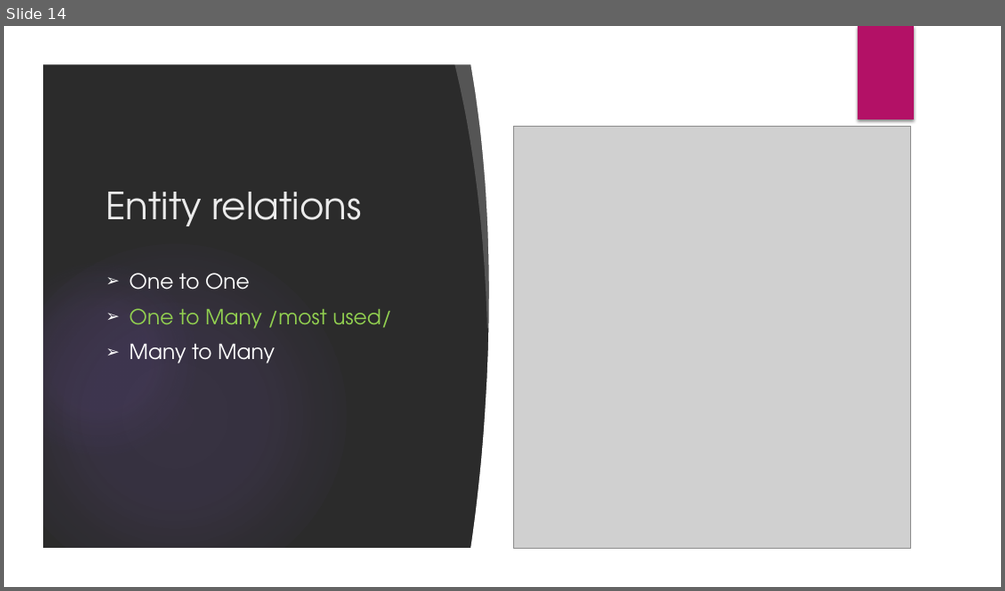
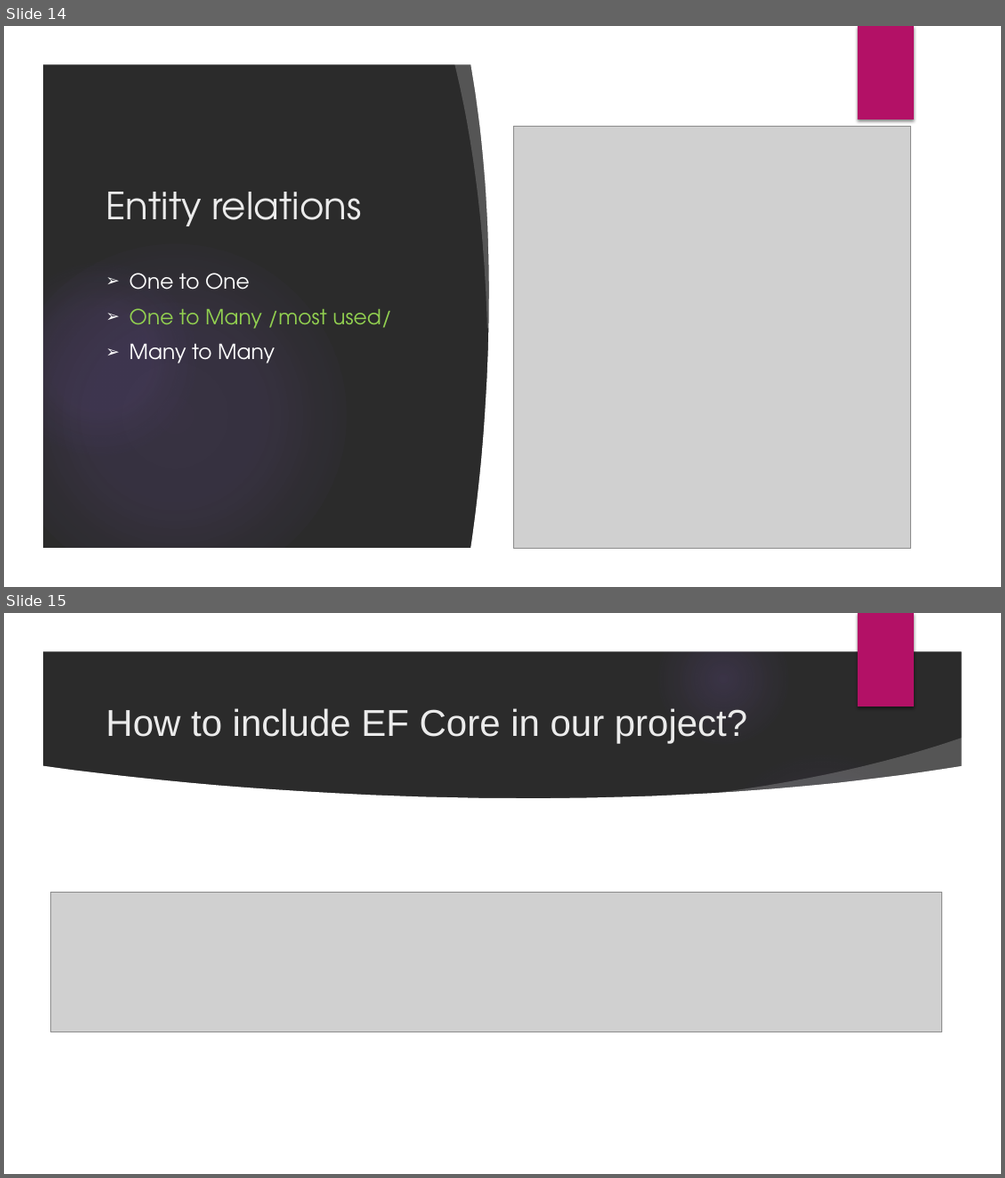
Before and after one commit to velizar92/TSK_Presentations, a slide deck: Databases_and_EntityFrameworkCore.pptx. Shown one above the other, each under a label of ours: slide 14 before the commit, slides 14 and 15 after it. The pictures are 1005x591 and 1005x1178 pixels, drawn with LibreOffice and Linux fonts; fonts in the diff are those of the drawing; grey boxes stand for pictures; background and template pictures are left out; a plain dark background stands for a picture behind light text. Boxes give left, top, right and bottom in pixels: in the first picture for what was removed or moved away, otherwise in the second. Text is boxed around its words. In the diff, an @@ line names an element or a change of style, - is before the commit and + after.

Commit message:
Add slide for nuget installation of EF Core

```diff
--- a/Databases_and_EntityFrameworkCore.pptx
+++ b/Databases_and_EntityFrameworkCore.pptx
@@ slide 15 added at (4, 613, 1001, 1174), background picture (left out); not listed: 6 template elements that a slide beside it also shows @@
@@ title added at (105, 708, 747, 744), 36 pt, text #EBEBEB @@
+How to include EF Core in our project?
@@ freeform shape added at (697, 738, 970, 819), fill #FFFFFF at 20% opacity @@
@@ freeform shape added at (41, 765, 963, 1136), fill #FFFFFF @@
@@ ellipse added at (708, 750, 938, 981), fill gradient #9B6BF2 @@
@@ picture added at (51, 892, 942, 1032) @@
```
